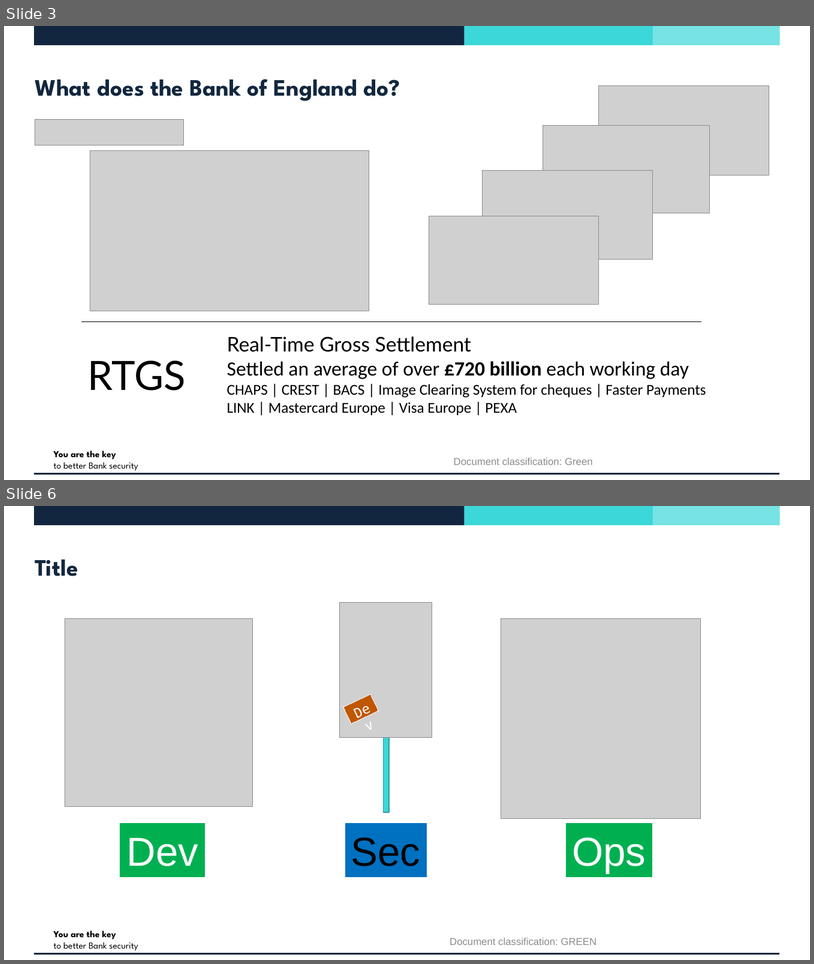
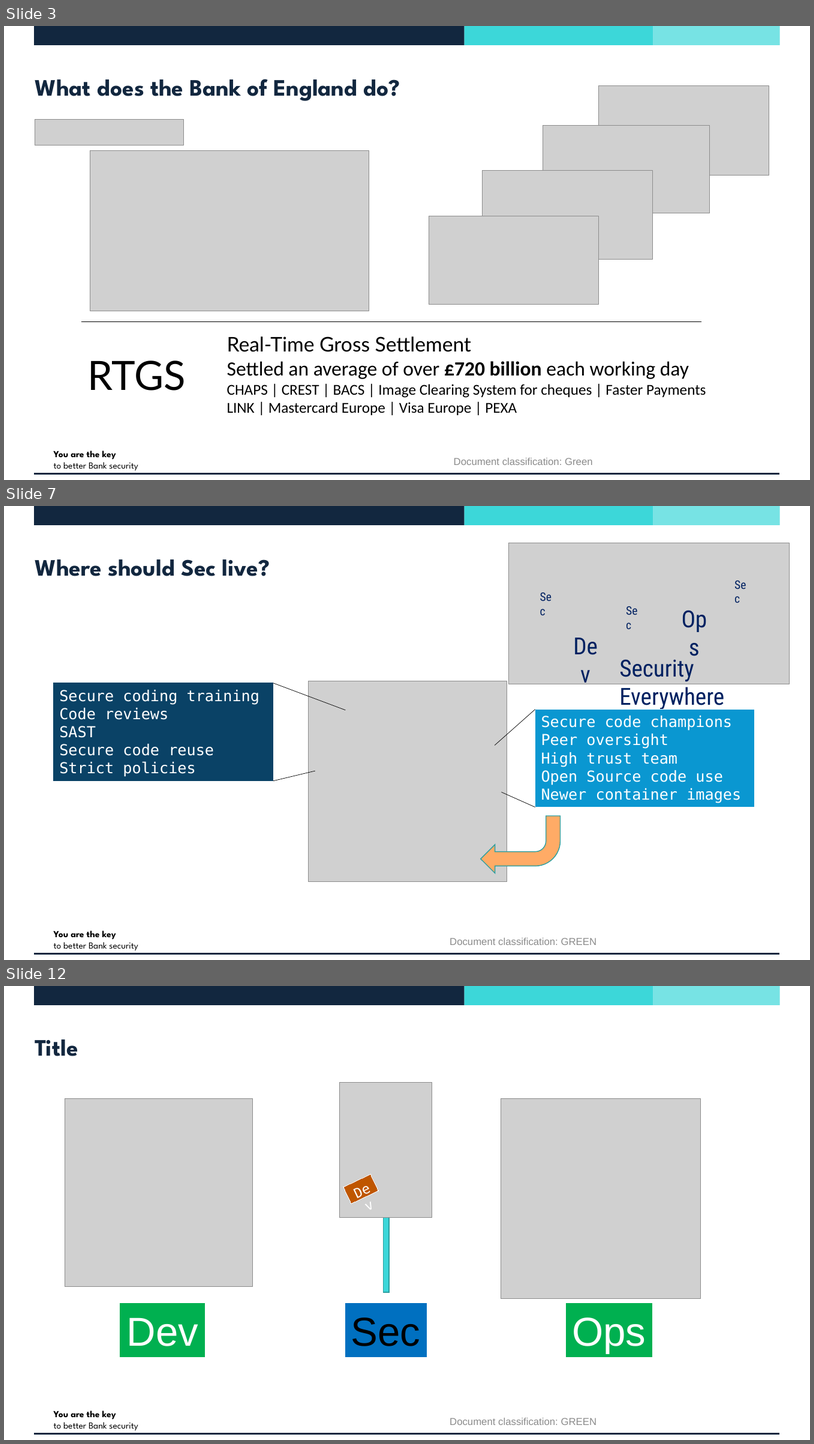
Before and after one commit to vincentjking/Presentations, a slide deck: 202301 - BCS/DevSecOps - The True Cost of Secure Transformation.pptx. Shown one above the other, each under a label of ours: slides 3 and 6 before the commit, slides 3, 7 and 12 after it; the slides between them are not shown. The pictures are 814x964 and 814x1444 pixels, drawn with LibreOffice and Linux fonts; fonts in the diff are those of the drawing; grey boxes stand for pictures; background and template pictures are left out. Boxes give left, top, right and bottom in pixels: in the first picture for what was removed or moved away, otherwise in the second. Text is boxed around its words. In the diff, an @@ line names an element or a change of style, - is before the commit and + after.

```diff
--- a/202301 - BCS/DevSecOps - The True Cost of Secure Transformation.pptx
+++ b/202301 - BCS/DevSecOps - The True Cost of Secure Transformation.pptx
@@ slide 7 added at (4,506,810,960), background #FFFFFF; not listed: 5 template elements that a slide beside it also shows @@
@@ title added at (35,559,270,576), 28 pt, text #12273F, bold @@
+Where should Sec live?
@@ group added at (509,543,790,711): 6 texts, 1 picture @@
+Sec
+Sec
+Sec
+Dev
+Ops
+Security Everywhere
@@ rectangle added at (54,683,274,781), fill #0A4266, outline #0A4266 0.75 pt, 18 pt, text #FFFFFF @@
+Secure coding training
+Code reviews
+SAST
+Secure code reuse
+Strict policies
@@ line added from (346, 710) to (274, 683), #000000 0.5 pt @@
@@ picture added at (309,681,507,882) @@
@@ line added from (536, 709) to (495, 745), #000000 0.5 pt @@
@@ rectangle added at (536,709,755,807), fill #0A97D1, outline #FFFFFF 0.75 pt, 18 pt, text #FFFFFF @@
+Secure code champions
+Peer oversight
+High trust team
+Open Source code use
+Newer container images
@@ line added from (315, 771) to (274, 781), #000000 0.5 pt @@
@@ line added from (536, 807) to (502, 792), #000000 0.5 pt @@
@@ bent arrow added at (481,816,561,873), fill #FFAB66, outline #2C9FA1 1 pt @@
@@ text added at (450,937,597,945), 12 pt, text #8C8C8C @@
+Document classification: GREEN
@@ what was slide 6 is now slide 12 @@
```
Also in this commit, not shown: 4 slides changed, 8 other slides added, 3 slides removed.
